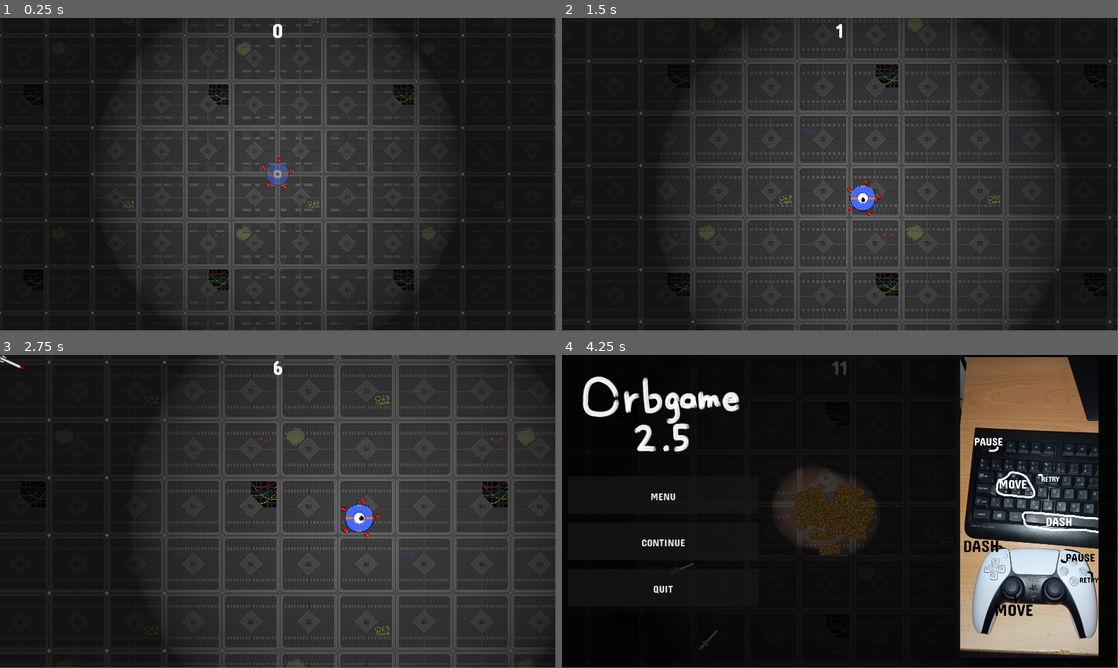
Above: before the commit, frames 1-4 (two rows, left to right).
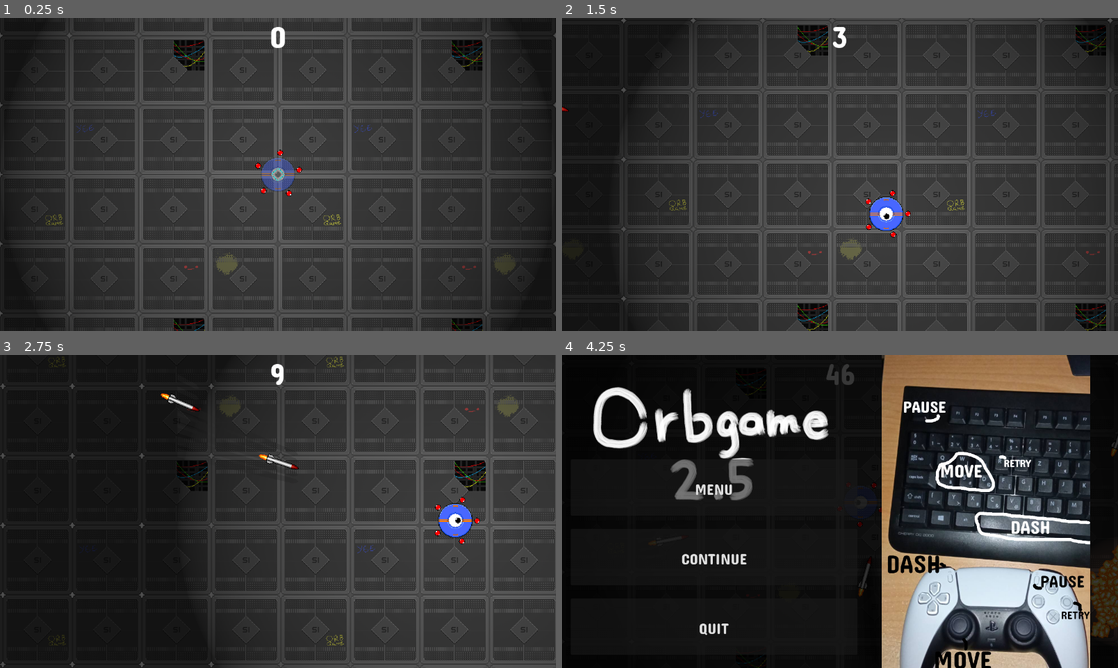
Above: after the commit, the same moments.

Repository: thompson937/Orbgame
Game: Godot game, scene res://Nodes/main.tscn
Same seed, same stepped clock (60 frames per second), same inputs: the game is played once before the commit and once after it. This scene is started directly instead of the project's main scene.
Inputs:
- Up to frame 1 (0.25 s): no input
- Up to frame 2 (1.5 s): hold Right (move_right) 0.53-1.28 s; hold Space (dash) 0.53-1.28 s; hold Down (move_down) from 1.28 s (still down); tap Space (dash) at 1.35 s
- Up to frame 3 (2.75 s): release Down (move_down) at 2.03 s; hold Right (move_right) from 2.03 s (still down); hold Space (dash) from 2.03 s (still down)
- Up to frame 4 (4.25 s): release Right (move_right) at 2.78 s; release Space (dash) at 2.78 s; hold Up (move_up) 2.78-3.53 s; tap Space (dash) at 2.85 s; hold Left (move_left) from 3.53 s (still down); hold Space (dash) from 3.53 s (still down); tap Escape (pause) at 4.15 s
In our replay, the window is 799x449 before the commit and 800x450 after it. These sizes can differ from the game's own. Grey fills any space a smaller window leaves; there, only what the larger window draws over its background counts as a difference.

The runs differ from the first frame. In frame 1, 30% of the frame differs, in the area x 0-100%, y 0-100%; in frame 2, 25%; in frame 3, 20%; in frame 4, 39%, in the area x 3-100%, y 0-100%.

Commit message:
Orbius

Diff:
--- a/Nodes/main_menu.tscn
+++ b/Nodes/main_menu.tscn
@@ -8,20 +8,18 @@
 [ext_resource type="AudioStream" uid="uid://dwyuv1vd0inje" path="res://Audio/menues.ogg" id="4_rolwh"]
 
 [sub_resource type="ParticleProcessMaterial" id="ParticleProcessMaterial_73u27"]
+particle_flag_disable_z = true
 emission_shape = 3
 emission_box_extents = Vector3(1280, 1, 1)
-particle_flag_disable_z = true
+angle_min = -720.0
+angle_max = 720.0
 direction = Vector3(0, -1, 0)
 spread = 0.0
-gravity = Vector3(0, 0, 0)
 initial_velocity_min = 30.0
 initial_velocity_max = 30.0
 angular_velocity_min = -10.0
 angular_velocity_max = 10.0
-orbit_velocity_min = 0.0
-orbit_velocity_max = 0.0
-angle_min = -720.0
-angle_max = 720.0
+gravity = Vector3(0, 0, 0)
 
 [node name="CanvasLayer" type="CanvasLayer"]
 script = ExtResource("1_ir8uv")
@@ -81,6 +79,7 @@
 layout_mode = 2
 focus_neighbor_top = NodePath("../QuitButton")
 focus_neighbor_bottom = NodePath("../QuitButton")
+mouse_filter = 1
 theme = ExtResource("1_n753q")
 theme_override_font_sizes/font_size = 75
 text = "Enter the GAME"
@@ -90,6 +89,7 @@
 layout_mode = 2
 focus_neighbor_top = NodePath("../EnterButton")
 focus_neighbor_bottom = NodePath("../EnterButton")
+mouse_filter = 1
 theme = ExtResource("1_n753q")
 theme_override_font_sizes/font_size = 75
 text = "Exit to OS"
--- /dev/null
+++ b/Nodes/wave_object.tscn
@@ -0,0 +1,22 @@
+[gd_scene load_steps=2 format=3 uid="uid://buocrowm35rse"]
+
+[ext_resource type="FontFile" uid="uid://whfy3occn060" path="res://Fonts/ConcertOne-Regular.ttf" id="1_cxysv"]
+
+[node name="WaveObject" type="Control"]
+layout_mode = 3
+anchors_preset = 15
+anchor_right = 1.0
+anchor_bottom = 1.0
+offset_right = -1720.0
+offset_bottom = -980.0
+grow_horizontal = 2
+grow_vertical = 2
+
+[node name="RichTextLabel" type="RichTextLabel" parent="."]
+layout_mode = 1
+offset_right = 203.0
+offset_bottom = 86.0
+theme_override_fonts/normal_font = ExtResource("1_cxysv")
+theme_override_font_sizes/normal_font_size = 40
+bbcode_enabled = true
+text = "[center]WAVE 1"
--- a/Scripts/GameState.gd
+++ b/Scripts/GameState.gd
@@ -3,10 +3,19 @@
 # Highscore: 13069
 
 var playerHealth = 5
-var selectedPower = "time"
+# dash, time
+var selectedPower = "dash"
 var score = 0
 var missilePoints = 0
 var time = 0
+
+var waveActive : bool = true
+var waveCount = 1
+var waveAmount = 20
+
+var waveSpawnTime = 1
+
+var waveRest = 0
 
 var timeScale = 1.0
 
@@ -15,6 +24,7 @@
 
 var missileBonus = 30
 var scoreMultiplier = 5
+var scoreTime = 0
 
 var resetComplete = false
 
@@ -28,17 +38,48 @@
 	randomize()
 	resetComplete = true
 
+	waveCount = 1
+	waveAmount = 10
+	waveActive = true
+	waveRest = 0
+	waveSpawnTime = 1
+
 func _process(delta):
+	if waveAmount <= 0 and waveActive:
+		waveActive = false;
+		print("Wave over!")
+
+	if not waveActive and waveRest <= 0:
+		waveRest = 5
+
+	waveRest -= delta
+
+	if waveRest < 0.2 and not waveActive:
+		waveActive = true
+		waveCount += 1
+		waveAmount = 10 + 5 * waveCount
+		waveSpawnTime /= 1.2
+
+		if waveSpawnTime < 0.4:
+			waveSpawnTime = 0.4
+
+		print("Wave ", waveCount)
+		print("Wave Amount: ", waveAmount)
+		print("Wave Time: ", waveSpawnTime)
+
 	if not paused:
 		time += delta * timeScale
+		if waveActive:
+			scoreTime += delta * timeScale
+
 		if time > 1:
-			score = time * scoreMultiplier + missilePoints
+			score = scoreTime * scoreMultiplier + missilePoints
 			score = floor(score)
 
 	if playerHealth <= 0:
 		gameOver = true
 
-	if timeScale > 0.8:
+	if timeScale > 0.9:
 		AudioServer.set_bus_effect_enabled(1, 2, false)
 	else:
 		AudioServer.set_bus_effect_enabled(1, 2, true)
--- a/Scripts/game.gd
+++ b/Scripts/game.gd
@@ -3,8 +3,7 @@
 @export var missileAsset : PackedScene
 
 func _process(delta):
-	$RocketSpawner.wait_time = 0.5 / GameState.timeScale
-	print($RocketSpawner.wait_time)
+	$RocketSpawner.wait_time = GameState.waveSpawnTime / GameState.timeScale
 
 	if GameState.gameOver:
 		GameState.paused = true
@@ -12,8 +11,12 @@
 	elif GameState.resetComplete:
 		$RocketSpawner.start()
 
+
 func _on_missile_spawner_timeout():
 	if GameState.paused:
+		return
+
+	if not GameState.waveActive:
 		return
 
 	var missile = missileAsset.instantiate()
--- a/Scripts/missile.gd
+++ b/Scripts/missile.gd
@@ -51,6 +51,7 @@
 		explode(true)
 
 func explode(applyBonus : bool):
+	GameState.waveAmount -= 1
 	if applyBonus:
 		GameState.missile_bonus()
 		var plus = missileBonusNode.instantiate()
--- a/Scripts/move_camera.gd
+++ b/Scripts/move_camera.gd
@@ -3,6 +3,8 @@
 @export var sensitivity = 1
 
 var sharpPos = Vector2.ZERO
+
+var zoomLevel = 1.5
 
 func _process(delta):
 	var player = get_node("/root/Main/Player").position
@@ -14,8 +16,8 @@
 
 	var timeScaleZoom = lerpf(1.5, 1, GameState.timeScale)
 
-	zoom.x = screenSize.x / 1024 / 1.5 * timeScaleZoom
-	zoom.y = screenSize.x / 1024 / 1.5 * timeScaleZoom
+	zoom.x = screenSize.x / 1024 / 1.5 * timeScaleZoom * zoomLevel
+	zoom.y = screenSize.x / 1024 / 1.5 * timeScaleZoom * zoomLevel
 
 	sharpPos = player
 
--- a/Scripts/player_movement.gd
+++ b/Scripts/player_movement.gd
@@ -88,7 +88,7 @@
 func _on_area_entered(area):
 	if area.is_in_group("missile") and immuneTime <= 0:
 		immuneTime = 1
-		GameState.playerHealth -= 1
+		# GameState.playerHealth -= 1
 
 func reset_player():
 	immuneTime = 1.0
--- a/project.godot
+++ b/project.godot
@@ -12,7 +12,7 @@
 
 config/name="Orbgame 2"
 run/main_scene="res://Nodes/main_menu.tscn"
-config/features=PackedStringArray("4.1", "Forward Plus")
+config/features=PackedStringArray("4.2", "Forward Plus")
 boot_splash/bg_color=Color(0, 0, 0, 1)
 boot_splash/image="res://Art/si_logo_transparent_3.png"
 config/icon="res://Art/icon.png"
@@ -23,12 +23,15 @@
 
 [display]
 
-window/size/viewport_width=1920
-window/size/viewport_height=1080
-window/size/mode=3
+window/size/viewport_width=1280
+window/size/viewport_height=720
 window/size/initial_position_type=3
 window/size/resizable=false
 window/size/borderless=true
+
+[dotnet]
+
+project/assembly_name="Orbgame 2"
 
 [input]
 
@@ -41,6 +44,13 @@
 ui_select={
 "deadzone": 0.5,
 "events": [Object(InputEventJoypadButton,"resource_local_to_scene":false,"resource_name":"","device":0,"button_index":3,"pressure":0.0,"pressed":false,"script":null)
+]
+}
+ui_text_completion_accept={
+"deadzone": 0.5,
+"events": [Object(InputEventKey,"resource_local_to_scene":false,"resource_name":"","device":0,"window_id":0,"alt_pressed":false,"shift_pressed":false,"ctrl_pressed":false,"meta_pressed":false,"pressed":false,"keycode":4194309,"physical_keycode":0,"key_label":0,"unicode":0,"echo":false,"script":null)
+, Object(InputEventKey,"resource_local_to_scene":false,"resource_name":"","device":0,"window_id":0,"alt_pressed":false,"shift_pressed":false,"ctrl_pressed":false,"meta_pressed":false,"pressed":false,"keycode":4194310,"physical_keycode":0,"key_label":0,"unicode":0,"echo":false,"script":null)
+, Object(InputEventJoypadButton,"resource_local_to_scene":false,"resource_name":"","device":-1,"button_index":0,"pressure":0.0,"pressed":true,"script":null)
 ]
 }
 move_up={
Not shown, changed: Art/Missile/frame_1.png.import
Not shown, changed: Art/Missile/frame_2.png.import
Not shown, changed: Art/Missile/frame_3.png.import
Not shown, changed: Art/Missile/frame_4.png.import
Not shown, changed: Art/ground_tile.png.import
Not shown, changed: Art/ground_tile_single.png.import
Not shown, changed: Art/hex_bg.png.import
Not shown, changed: Art/icon.png.import
Not shown, changed: Art/magic_boom.png.import
Not shown, changed: Art/orb_body.png.import
Not shown, changed: Art/orb_eye.png.import
Not shown, changed: Art/orbgame_binds.png.import
(and 3 more such lines)
